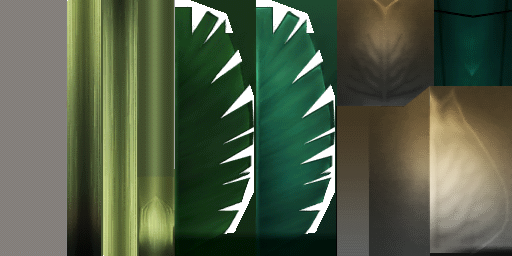
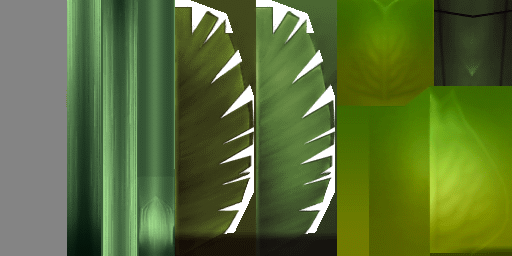
The second w=512, h=256 image is a revision of the first. Changes to its layers:
hid group "White" (12 layers) over bbox(0, 0, 512, 256)
showed group "Green" (4 layers) over bbox(0, 0, 512, 256)
